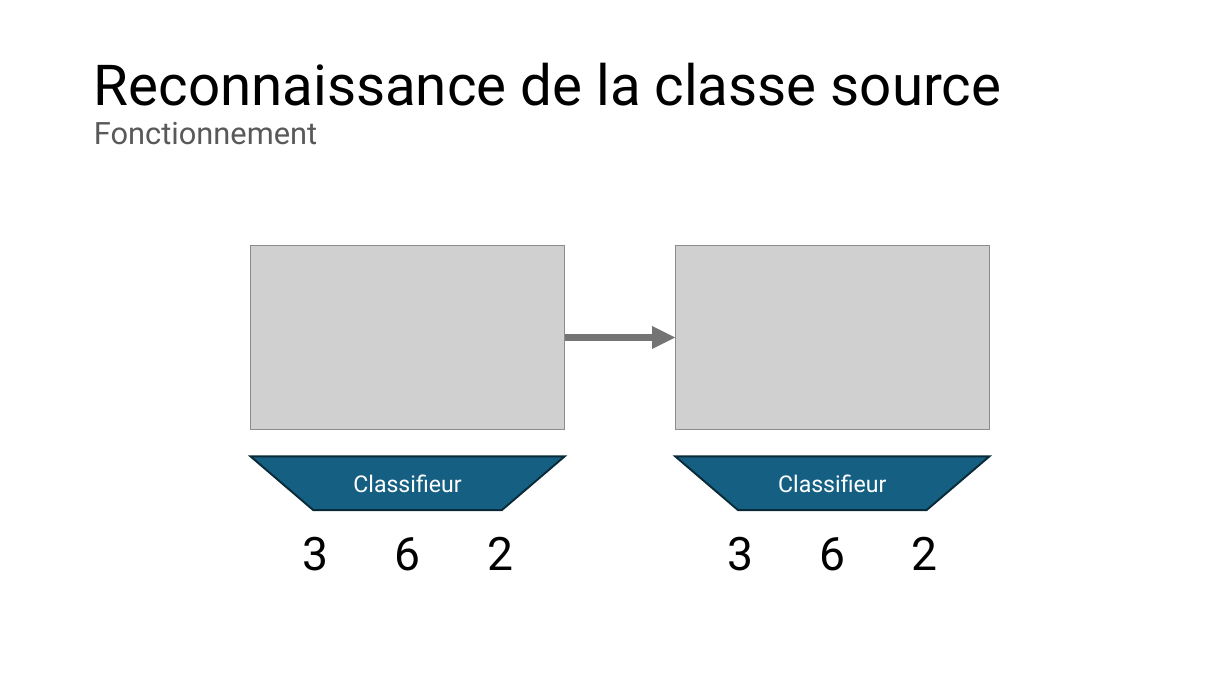
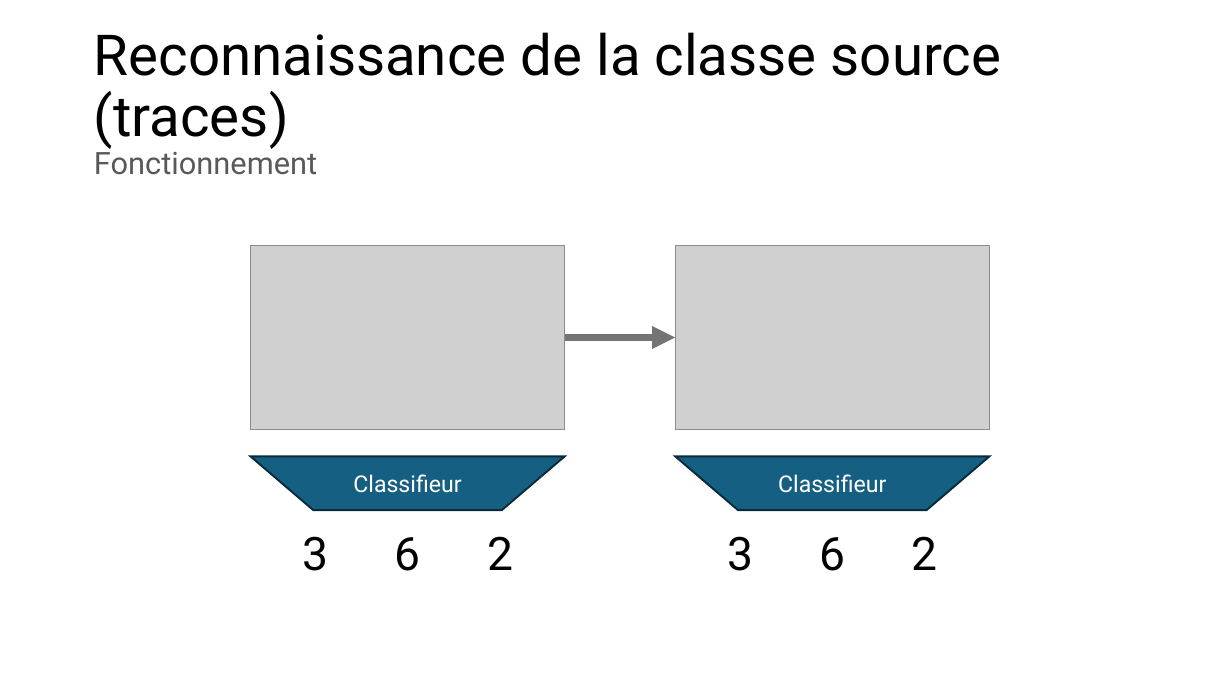
Before and after one commit to owilo/Stage, a slide deck: slide 24 of Documents/Slides/Obscuration de contenu numérique dans une image.pptx (slide 23 before the commit). Drawn at 1232x693 pixels with LibreOffice and Linux fonts; fonts in the diff are those of the drawing; grey boxes stand for pictures. Boxes give left, top, right and bottom in pixels: in the first picture for what was removed or moved away, otherwise in the second. Text is boxed around its words. In the diff, an @@ line names an element or a change of style, - is before the commit and + after.

```diff
--- a/Documents/Slides/Obscuration de contenu numérique dans une image.pptx
+++ b/Documents/Slides/Obscuration de contenu numérique dans une image.pptx
@@ title at (x1=94, y1=32, x2=1002, y2=175): text changed @@
-Reconnaissance de la classe source
-Fonctionnement
+Reconnaissance de la classe source (traces)
+Fonctionnement
```
Also in this commit, not shown: 19 other slides changed, 3 slides added, 1 slide removed.
